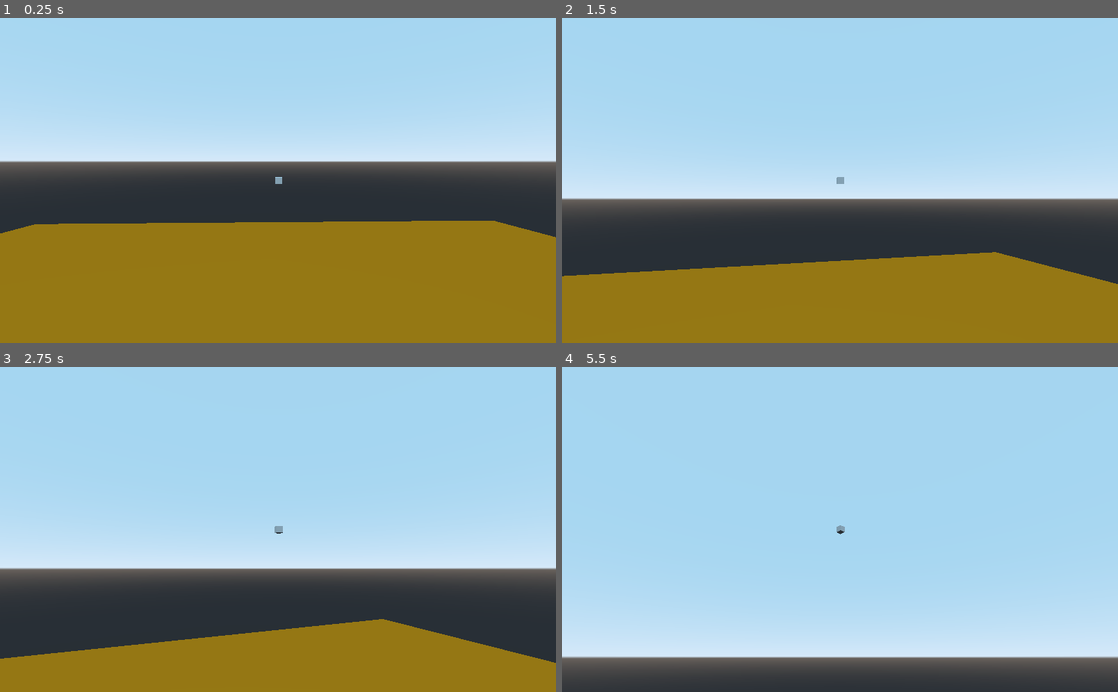
Above: before the commit, frames 1-4 (two rows, left to right).
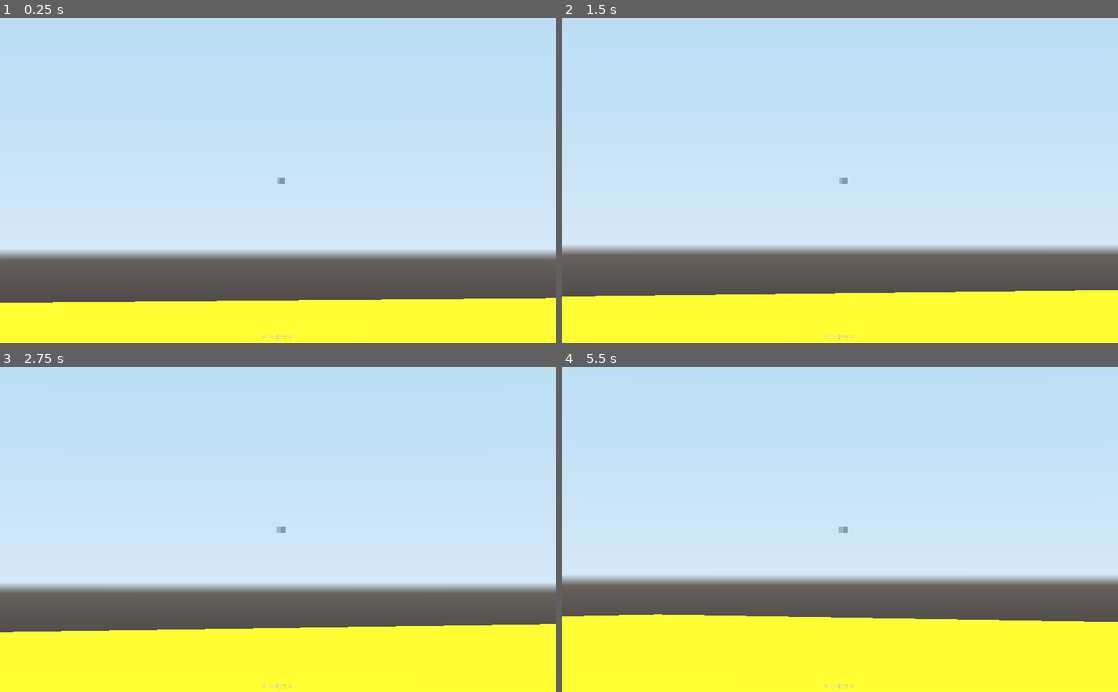
Above: after the commit, the same moments.

Repository: IefVandepitte/GodotBird
Game: Godot game, scene res://Level.tscn
Same seed, same stepped clock (60 frames per second), same inputs: the game is played once before the commit and once after it.
Inputs (mouse positions are in pixels of both pictures, inside the frame that each line leads up to):
- Up to frame 1 (0.25 s): no input
- Up to frame 2 (1.5 s): tap Enter at 0.5 s; move the mouse to (962, 164) at 0.52 s; click (962, 164) at 0.67 s; tap Space at 0.77 s; move the mouse to (728, 196) at 1.27 s; click (728, 196) at 1.42 s
- Up to frame 3 (2.75 s): tap Space at 1.52 s; move the mouse to (333, 458) at 2.02 s; click (333, 458) at 2.17 s
- Up to frame 4 (5.5 s): move the mouse to (812, 594) at 2.77 s; click (812, 594) at 2.92 s; tap Space at 3.02, 3.77, 4.52 s; move the mouse to (1006, 578) at 3.52 s; click (1006, 578) at 3.67 s; move the mouse to (673, 480) at 4.27 s; click (673, 480) at 4.42 s; move the mouse to (867, 529) at 5.02 s; click (867, 529) at 5.17 s

The runs differ from the first frame. In frame 1, 56% of the frame differs, in the area x 0-100%, y 44-100%; in frame 2, 62%; in frame 3, 77%; in frame 4, 95%, in the area x 0-100%, y 4-100%.

Commit message:
added score and game over logic

Diff:
--- /dev/null
+++ b/Button.gd
@@ -0,0 +1,17 @@
+extends Button
+
+
+# Declare member variables here. Examples:
+# var a = 2
+# var b = "text"
+
+
+# Called when the node enters the scene tree for the first time.
+func _ready():
+	pass # Replace with function body.
+
+
+
+func _on_Button_pressed():
+	print("pressed")
+	get_tree().reload_current_scene()
--- a/Level.gd
+++ b/Level.gd
@@ -1,6 +1,9 @@
 extends Spatial
 
 export (float, 0.0001, 100) var rotation_speed = PI
+var score = 0
+var crashes = 0
+var gameState = "running"
 
 # Declare member variables here. Examples:
 # var a = 2
@@ -9,15 +12,37 @@
 
 # Called when the node enters the scene tree for the first time.
 func _ready():
-	pass # Replace with function body.
+	var obstacles = get_tree().get_nodes_in_group("Obstacle")
+#	print(obstacles.size())
+	for obstacle in obstacles:
+		obstacle.connect("crashed", self, "_on_obstacle_crash")
 
+	var scorePlains = get_tree().get_nodes_in_group("ScorePlain")
+	for scorePlain in scorePlains :
+		scorePlain.connect("scored", self, "_on_score_collision")
+func _on_score_collision():
+	score += 1
+	$UI/Label.text = "Score: %s" % score
 
+func _on_obstacle_crash():
+	if crashes >= 4 :
+		gameState = "ended"
+		get_tree().paused = true
+		$UI/GameOverControl.visible = true
+		$UI/Button.visible = true
+	crashes += 1
 
 # Called every frame. 'delta' is the elapsed time since the previous frame.
 func _process(delta):
-#	$CameraRef/Camera.look_at($Center/Player.translation, Vector3(0,0,0))
-#	$CameraRef/Camera.rotate_y($Center/Player.translation.x + $Center/Player.translation.z)
 	var target = $Center/Player.global_transform.origin
 	$CameraRef/Camera.look_at(target, Vector3.UP)
+#	pass
+
 	#https://kidscancode.org/godot_recipes/basics/rotation/
 #	$Center.rotate_y(rotation_speed * delta)
+
+
+func _on_Button_pressed():
+	print("pressed")
+	get_tree().reload_current_scene()
+	get_tree().paused = false
--- a/Level.tscn
+++ b/Level.tscn
@@ -1,8 +1,10 @@
-[gd_scene load_steps=9 format=2]
+[gd_scene load_steps=11 format=2]
 
 [ext_resource path="res://Level.gd" type="Script" id=1]
 [ext_resource path="res://Player.gd" type="Script" id=2]
 [ext_resource path="res://Camera.gd" type="Script" id=3]
+[ext_resource path="res://Obstacle.tscn" type="PackedScene" id=4]
+[ext_resource path="res://ScoreArea.tscn" type="PackedScene" id=5]
 
 [sub_resource type="CubeMesh" id=1]
 
@@ -17,35 +19,44 @@
 
 [node name="Level" type="Spatial"]
 script = ExtResource( 1 )
+__meta__ = {
+"_edit_vertical_guides_": [ 511.685 ]
+}
 rotation_speed = 0.5
 
 [node name="Floor" type="StaticBody" parent="."]
 transform = Transform( 1, 0, 0, 0, 1, 0, 0, 0, 1, 0, -1, 0 )
 
 [node name="MeshInstance" type="MeshInstance" parent="Floor"]
-transform = Transform( 60, 0, 0, 0, 0.1, 0, 0, 0, 60, 0, 0, 0 )
+transform = Transform( 1000, 0, 0, 0, 0.1, 0, 0, 0, 1000, 0, 0, 0 )
 mesh = SubResource( 1 )
 material/0 = SubResource( 2 )
 
 [node name="CollisionShape" type="CollisionShape" parent="Floor"]
-transform = Transform( 60, 0, 0, 0, 0.1, 0, 0, 0, 60, 0, 0, 0 )
+transform = Transform( 1000, 0, 0, 0, 1, 0, 0, 0, 1000, 0, 0, 0 )
 shape = SubResource( 3 )
 
 [node name="CameraRef" type="Spatial" parent="."]
-transform = Transform( 1, 0, 0, 0, 1, 0, 0, 0, 1, 0, 15, 0 )
+transform = Transform( 1, 0, 0, 0, 1, 0, 0, 0, 1, 0, 25, 0 )
 
 [node name="Camera" type="Camera" parent="CameraRef"]
-far = 300.4
+visible = false
+fov = 9.9
+near = 0.01
+far = 8192.0
 script = ExtResource( 3 )
 
 [node name="Center" type="Spatial" parent="."]
 
 [node name="Player" type="RigidBody" parent="Center"]
-transform = Transform( 1, 0, 0, 0, 1, 0, 0, 0, 1, 0, 10, -49.5299 )
+transform = Transform( 1, 0, 0, 0, 1, 0, 0, 0, 1, 169.592, 50, -574.447 )
+can_sleep = false
 script = ExtResource( 2 )
-speed = 8.0
-jumpForce = 5.0
-radius = 70.0
+speed = 6.0
+jumpForce = 2.0
+fallForce = 0.1
+radius = 599.0
+angle = 60.0
 
 [node name="MeshInstance" type="MeshInstance" parent="Center/Player"]
 mesh = SubResource( 4 )
@@ -53,3 +64,102 @@
 
 [node name="CollisionShape" type="CollisionShape" parent="Center/Player"]
 shape = SubResource( 5 )
+
+[node name="Obstacles" type="Spatial" parent="."]
+
+[node name="E" type="Spatial" parent="Obstacles"]
+
+[node name="East_sky" parent="Obstacles/E" instance=ExtResource( 4 )]
+transform = Transform( 1, 0, 0, 0, 1, 0, 0, 0, 1, 600, 100, 0 )
+
+[node name="East" parent="Obstacles/E" instance=ExtResource( 4 )]
+transform = Transform( 1, 0, 0, 0, 1, 0, 0, 0, 1, 600, 0, 0 )
+
+[node name="ScoreArea" parent="Obstacles/E" instance=ExtResource( 5 )]
+transform = Transform( 1, 0, 0, 0, 1, 0, 0, 0, 1, 600, 51, 0 )
+
+[node name="W" type="Spatial" parent="Obstacles"]
+
+[node name="West" parent="Obstacles/W" instance=ExtResource( 4 )]
+transform = Transform( 1, 0, 0, 0, 1, 0, 0, 0, 1, -600, 0, 0 )
+
+[node name="WestSky" parent="Obstacles/W" instance=ExtResource( 4 )]
+transform = Transform( 1, 0, 0, 0, 1, 0, 0, 0, 1, -600, 100, 0 )
+
+[node name="ScoreArea" parent="Obstacles/W" instance=ExtResource( 5 )]
+transform = Transform( 1, 0, 0, 0, 1, 0, 0, 0, 1, -600, 51, 0 )
+
+[node name="S" type="Spatial" parent="Obstacles"]
+
+[node name="ScoreArea" parent="Obstacles/S" instance=ExtResource( 5 )]
+transform = Transform( -4.37114e-08, 0, 1, 0, 1, 0, -1, 0, -4.37114e-08, 0, 51, 600 )
+
+[node name="South" parent="Obstacles/S" instance=ExtResource( 4 )]
+transform = Transform( 1, 0, 0, 0, 1, 0, 0, 0, 1, 0, 0, 600 )
+
+[node name="SouthSky" parent="Obstacles/S" instance=ExtResource( 4 )]
+transform = Transform( 1, 0, 0, 0, 1, 0, 0, 0, 1, 0, 100, 600 )
+
+[node name="N" type="Spatial" parent="Obstacles"]
+
+[node name="North" parent="Obstacles/N" instance=ExtResource( 4 )]
+transform = Transform( 1, 0, 0, 0, 1, 0, 0, 0, 1, 0, 0, -600 )
+
+[node name="NorthSky" parent="Obstacles/N" instance=ExtResource( 4 )]
+transform = Transform( 1, 0, 0, 0, 1, 0, 0, 0, 1, 0, 100, -600 )
+
+[node name="ScoreArea" parent="Obstacles/N" instance=ExtResource( 5 )]
+transform = Transform( -4.37114e-08, 0, 1, 0, 1, 0, -1, 0, -4.37114e-08, 0, 51, -600 )
+
+[node name="UI" type="CanvasLayer" parent="."]
+pause_mode = 2
+
+[node name="Label" type="Label" parent="UI"]
+anchor_left = 0.5
+anchor_top = 0.971
+anchor_right = 0.5
+anchor_bottom = 0.971
+margin_left = -29.0
+margin_right = 28.0
+margin_bottom = 14.0
+text = "SCORE: 0"
+__meta__ = {
+"_edit_use_anchors_": false
+}
+
+[node name="Button" type="Button" parent="UI"]
+visible = false
+anchor_left = 0.5
+anchor_top = 0.674
+anchor_right = 0.5
+anchor_bottom = 0.674
+margin_left = -31.0
+margin_right = 34.0
+margin_bottom = 20.0
+text = "RESTART"
+__meta__ = {
+"_edit_use_anchors_": false
+}
+
+[node name="GameOverControl" type="Control" parent="UI"]
+visible = false
+anchor_left = 0.5
+anchor_top = 0.5
+anchor_right = 0.5
+anchor_bottom = 0.5
+margin_right = 40.0
+margin_bottom = 40.0
+__meta__ = {
+"_edit_use_anchors_": false
+}
+
+[node name="Label" type="Label" parent="UI/GameOverControl"]
+margin_left = -37.5858
+margin_right = 38.4142
+margin_bottom = 14.0
+text = "GAME OVER"
+
+[node name="DirectionalLight" type="DirectionalLight" parent="."]
+transform = Transform( 1, 0, 0, 0, 0.0871558, 0.996195, 0, -0.996195, 0.0871558, 0, 600, 0 )
+
+[connection signal="pressed" from="UI/Button" to="." method="_on_Button_pressed"]
--- /dev/null
+++ b/Obstacle.gd
@@ -0,0 +1,21 @@
+extends Area
+
+signal crashed
+# Declare member variables here. Examples:
+# var a = 2
+# var b = "text"
+
+
+# Called when the node enters the scene tree for the first time.
+#func _ready():
+#	connect("body_entered", self, "_on_ObstacleRigidBody_body_entered")
+
+
+# Called every frame. 'delta' is the elapsed time since the previous frame.
+#func _process(delta):
+#	pass
+
+
+func _on_ObstacleRigidBody_body_entered(body):
+	print("crash")
+	emit_signal("crashed")
--- /dev/null
+++ b/Obstacle.tscn
@@ -0,0 +1,24 @@
+[gd_scene load_steps=4 format=2]
+
+[ext_resource path="res://Obstacle.gd" type="Script" id=1]
+
+[sub_resource type="CubeMesh" id=1]
+
+[sub_resource type="BoxShape" id=2]
+
+[node name="ObstacleRigidBody" type="Area" groups=[
+"Obstacle",
+]]
+transform = Transform( 1, 0, 0, 0, 1, 0, 0, 0, 1, 0, 40, 0 )
+script = ExtResource( 1 )
+
+[node name="MeshInstance" type="MeshInstance" parent="."]
+transform = Transform( 4, 0, 0, 0, 40, 0, 0, 0, 4, 0, 0, 0 )
+mesh = SubResource( 1 )
+material/0 = null
+
+[node name="CollisionShape" type="CollisionShape" parent="."]
+transform = Transform( 4, 0, 0, 0, 40, 0, 0, 0, 4, 0, 0, 0 )
+shape = SubResource( 2 )
+
+[connection signal="body_entered" from="." to="." method="_on_ObstacleRigidBody_body_entered"]
--- a/Player.gd
+++ b/Player.gd
@@ -7,7 +7,7 @@
 
 var _this
 var _x
-var _y = 10
+var _y
 var _z
 
 # Declare member variables here. Examples:
@@ -19,15 +19,17 @@
 func _ready():
 	_this = $"."
 	_x = _this.translation.x
+	_y = _this.translation.y
+	_z = _this.translation.z
 
 func _input(event):
-	var force = Vector3(0,0,0)
+#	var force = Vector3(0,0,0)
 	if event is InputEventKey and event.pressed :
 			if event.scancode == KEY_SPACE:
 				_y = _y + jumpForce
 	elif event is InputEventScreenTouch :
 		if event.is_pressed():
-			print("touched")
+#			print("touched")
 			_y = _y + jumpForce
 
 # Called every frame. 'delta' is the elapsed time since the previous frame.
--- /dev/null
+++ b/ScoreArea.gd
@@ -0,0 +1,20 @@
+extends Area
+
+signal scored
+# Declare member variables here. Examples:
+# var a = 2
+# var b = "text"
+
+
+# Called when the node enters the scene tree for the first time.
+func _ready():
+	pass # Replace with function body.
+
+
+# Called every frame. 'delta' is the elapsed time since the previous frame.
+#func _process(delta):
+#	pass
+
+
+func _on_ScoreArea_body_entered(body):
+	emit_signal("scored")
--- /dev/null
+++ b/ScoreArea.tscn
@@ -0,0 +1,24 @@
+[gd_scene load_steps=4 format=2]
+
+[ext_resource path="res://ScoreArea.gd" type="Script" id=1]
+
+[sub_resource type="CubeMesh" id=1]
+
+[sub_resource type="BoxShape" id=2]
+
+[node name="ScoreArea" type="Area" groups=[
+"ScorePlain",
+]]
+transform = Transform( 1, 0, 0, 0, 1, 0, 0, 0, 1, 0, 8, 0 )
+script = ExtResource( 1 )
+
+[node name="MeshInstance" type="MeshInstance" parent="."]
+transform = Transform( 10, 0, 0, 0, -4.37114e-09, -10, 0, 0.1, -4.37114e-07, 0, 0, 0 )
+mesh = SubResource( 1 )
+material/0 = null
+
+[node name="CollisionShape" type="CollisionShape" parent="."]
+transform = Transform( 10, 0, 0, 0, -4.37114e-09, -10, 0, 0.1, -4.37114e-07, 0, 0, 0 )
+shape = SubResource( 2 )
+
+[connection signal="body_entered" from="." to="." method="_on_ScoreArea_body_entered"]
